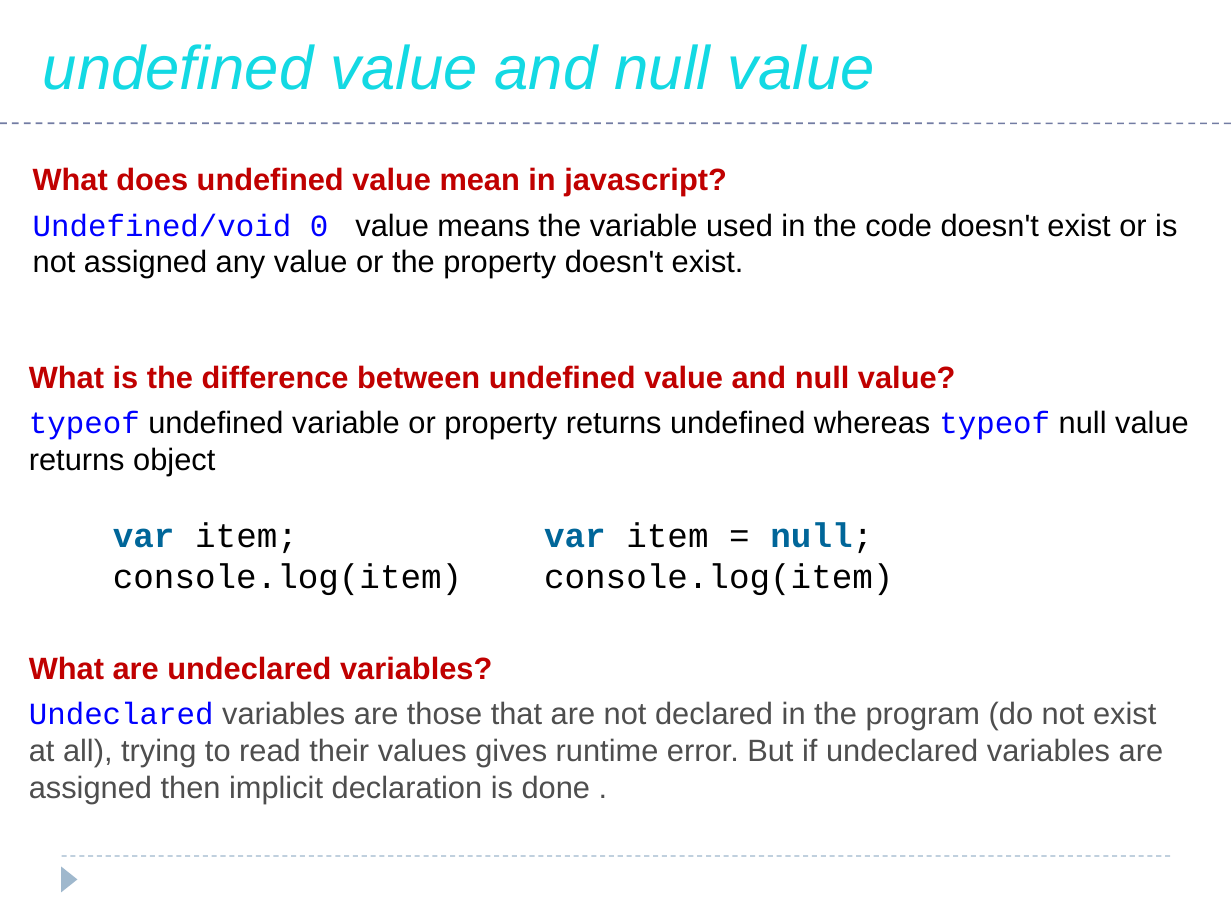
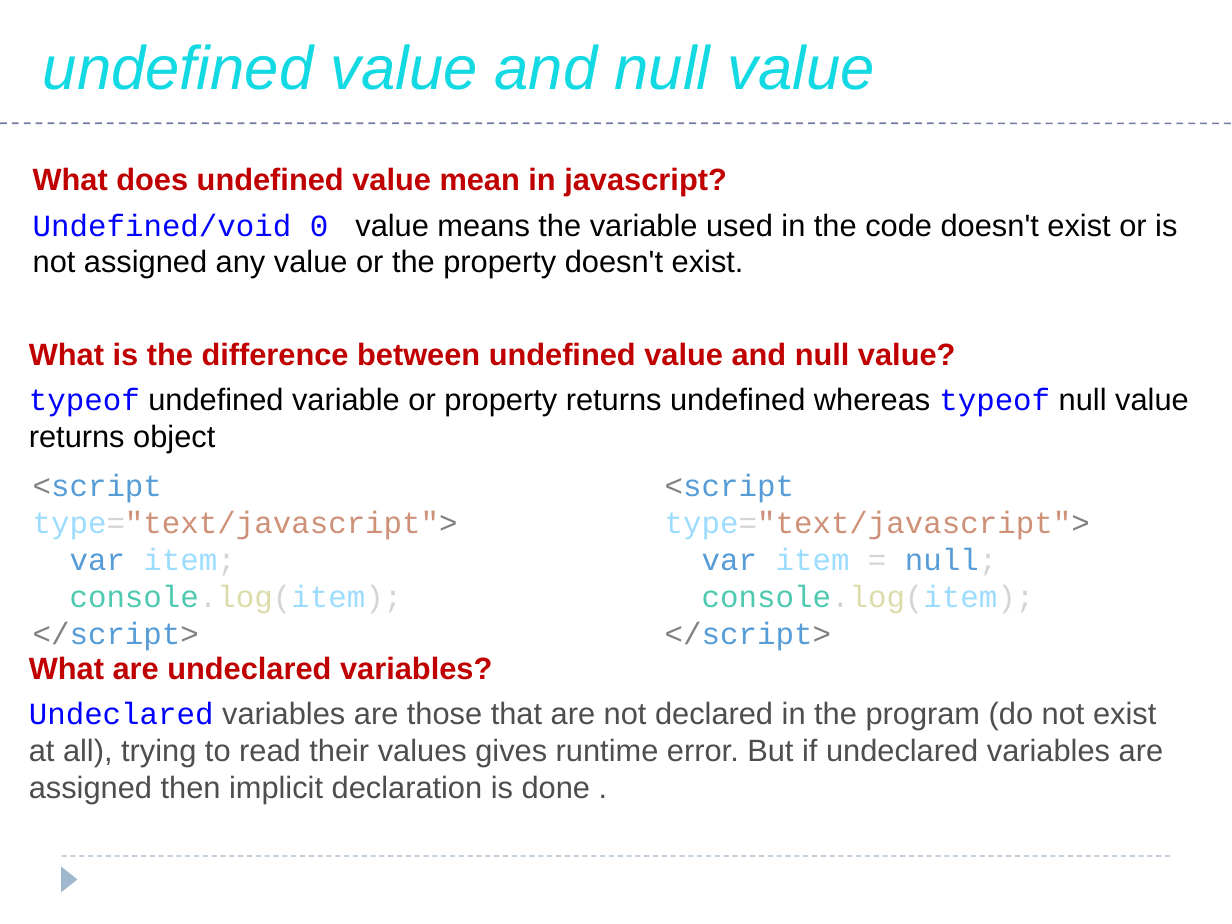
Before and after one commit to saleelgithub/PPTs, a slide deck: slide 22 of AWP PPT - JavaScript.pptx. Drawn at 1232x924 pixels with LibreOffice and Linux fonts; fonts in the diff are those of the drawing. Boxes give left, top, right and bottom in pixels: in the first picture for what was removed or moved away, otherwise in the second. Text is boxed around its words. In the diff, an @@ line names an element or a change of style, - is before the commit and + after.

```diff
--- a/AWP PPT - JavaScript.pptx
+++ b/AWP PPT - JavaScript.pptx
@@ text "What is the difference between ...": place and size @@
-text "What is the difference between ..." at bbox=[29, 365, 1189, 476]
+text "What is the difference between ..." at bbox=[29, 342, 1189, 453]
@@ text "<script type="text/javascript">": place and size @@
-text "<script type="text/javascript">" at bbox=[113, 522, 462, 595]
+text "<script type="text/javascript">" at bbox=[33, 474, 458, 613]
@@ text "<script type="text/javascript">" at bbox=[33, 474, 458, 613]: vertical alignment middle to top @@
@@ text at bbox=[33, 474, 458, 540]: paragraph added @@
+<script type="text/javascript">
@@ text "<script type="text/javascript">" at bbox=[665, 474, 1090, 613]: vertical alignment middle to top @@
@@ text "<script type="text/javascript">": place and size @@
-text "<script type="text/javascript">" at bbox=[544, 522, 893, 595]
+text "<script type="text/javascript">" at bbox=[665, 474, 1090, 613]
@@ text at bbox=[665, 474, 1090, 540]: paragraph added @@
+<script type="text/javascript">
@@ text at bbox=[70, 548, 235, 575]: size 20 to 18 pt in "var item;"; text colour #006699 to #569CD6, bold off in "var"; text colour #000000 to #9CDCFE, text colour #000000 to #D4D4D4 in "item;" @@
@@ text at bbox=[702, 548, 997, 575]: size 20 to 18 pt in "var item = null;"; text colour #006699 to #569CD6, bold off in "var null;"; text colour #000000 to #9CDCFE in "item"; text colour #000000 to #D4D4D4 in "= null;" @@
@@ text at bbox=[70, 585, 403, 613]: text changed; size 20 to 18 pt; text colour #000000 to #4EC9B0 @@
-console.log(item)
+console.log(item);
+</script>
@@ text at bbox=[702, 585, 1035, 613]: text changed; size 20 to 18 pt; text colour #000000 to #4EC9B0 @@
-console.log(item)
+console.log(item);
+</script>
```
Also in this commit, not shown: 66 other slides changed, 8 slides added.
